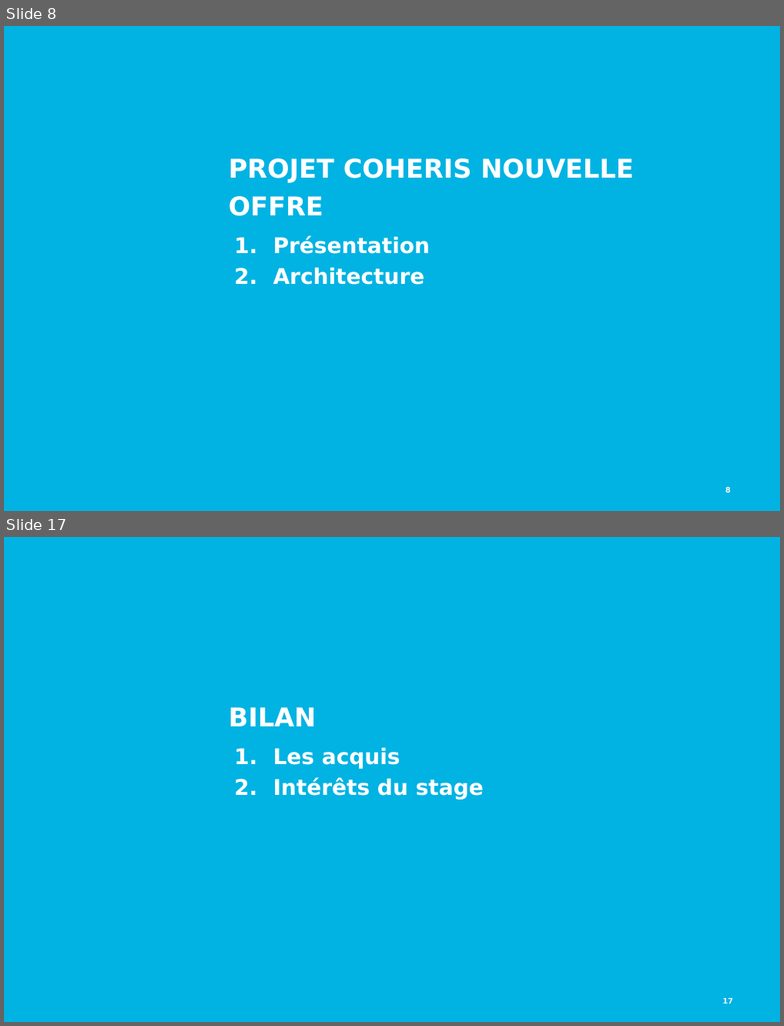
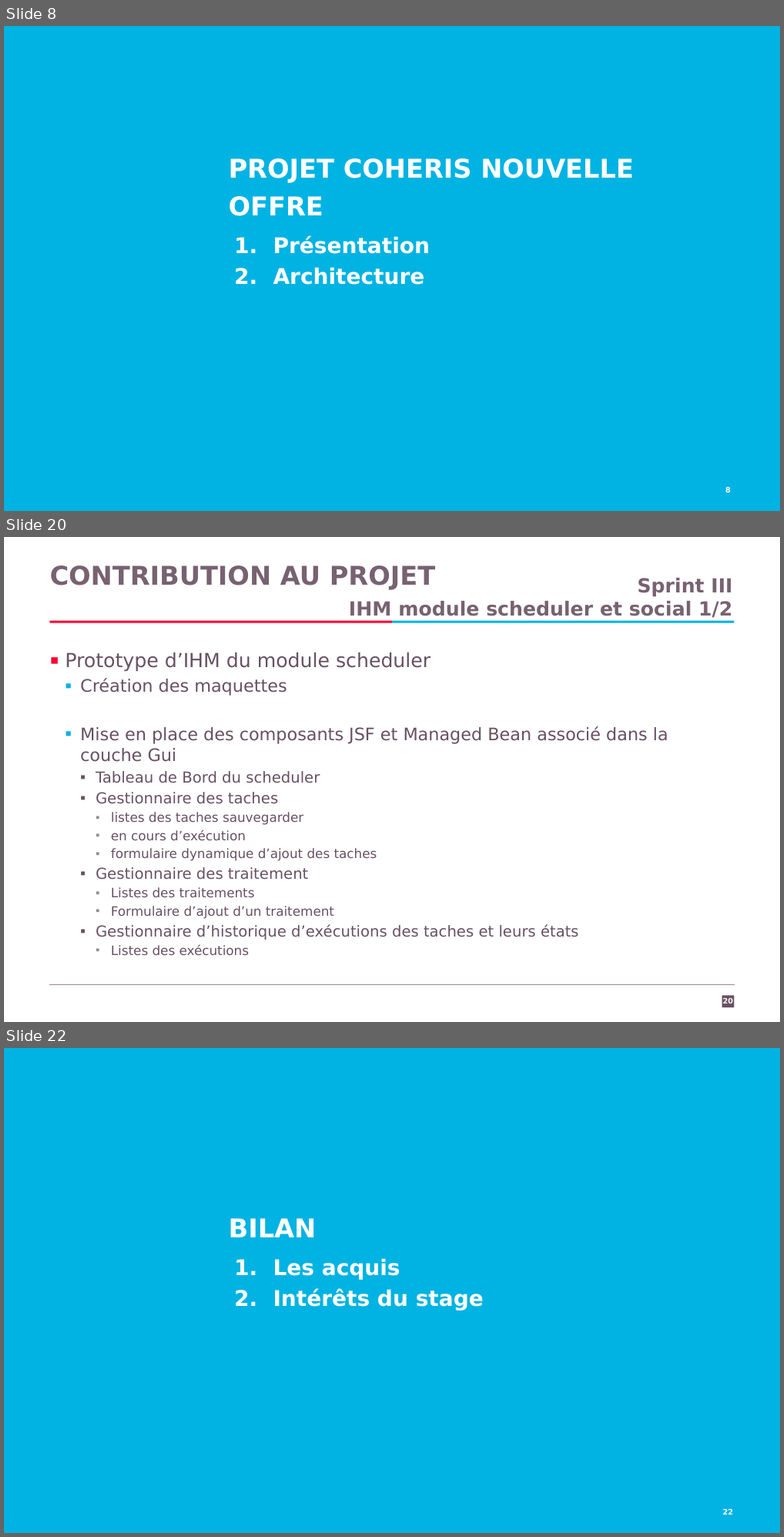
Before and after one commit to Kingsousse/Intership-Report-CRM, a slide deck: presentation.pptx. Shown one above the other, each under a label of ours: slides 8 and 17 before the commit, slides 8, 20 and 22 after it; the slides between them are not shown. The pictures are 784x1026 and 784x1537 pixels, drawn with LibreOffice and Linux fonts; fonts in the diff are those of the drawing; background and template pictures are left out. Boxes give left, top, right and bottom in pixels: in the first picture for what was removed or moved away, otherwise in the second. Text is boxed around its words. In the diff, an @@ line names an element or a change of style, - is before the commit and + after.

```diff
--- a/presentation.pptx
+++ b/presentation.pptx
@@ slide 20 added at bbox=[4, 537, 780, 1022], background #FFFFFF @@
@@ title added at bbox=[50, 565, 435, 590], 24 pt, text #776271, bold @@
+CONTRIBUTION AU PROJET
@@ text added at bbox=[349, 578, 732, 618], 18 pt, text #776271, bold @@
+  Sprint III
+  IHM module scheduler et social 1/2
@@ rectangle added at bbox=[49, 621, 392, 623], fill #FF0032 @@
@@ rectangle added at bbox=[392, 621, 735, 623], fill #00B3E3 @@
@@ text added at bbox=[65, 653, 669, 955], 12 pt, text #685162 @@
+▪ Prototype d’IHM du module scheduler
+  ▪ Création des maquettes
+  ▪ Mise en place des composants JSF et Managed Bean associé dans la couche Gui
+    ▪ Tableau de Bord du scheduler
+    ▪ Gestionnaire des taches
+      ▪ listes des taches sauvegarder
+      ▪ en cours d’exécution
+      ▪ formulaire dynamique d’ajout des taches
+    ▪ Gestionnaire des traitement
+      ▪ Listes des traitements
+      ▪ Formulaire d’ajout d’un traitement
+    ▪ Gestionnaire d’historique d’exécutions des taches et leurs états
+      ▪ Listes des exécutions
@@ line added from (49, 985) to (735, 985), #998895 0.75 pt @@
@@ rectangle added at bbox=[722, 996, 735, 1008], fill #685162 @@
@@ page number added at bbox=[723, 998, 734, 1004], 7 pt, text #F8F8F8, bold @@
+20
@@ what was slide 17 is now slide 22 @@
@@ page number at bbox=[723, 1509, 734, 1515]: text changed @@
-17
+22
```
Also in this commit, not shown: 9 slides changed, 5 other slides added, 3 slides removed.
